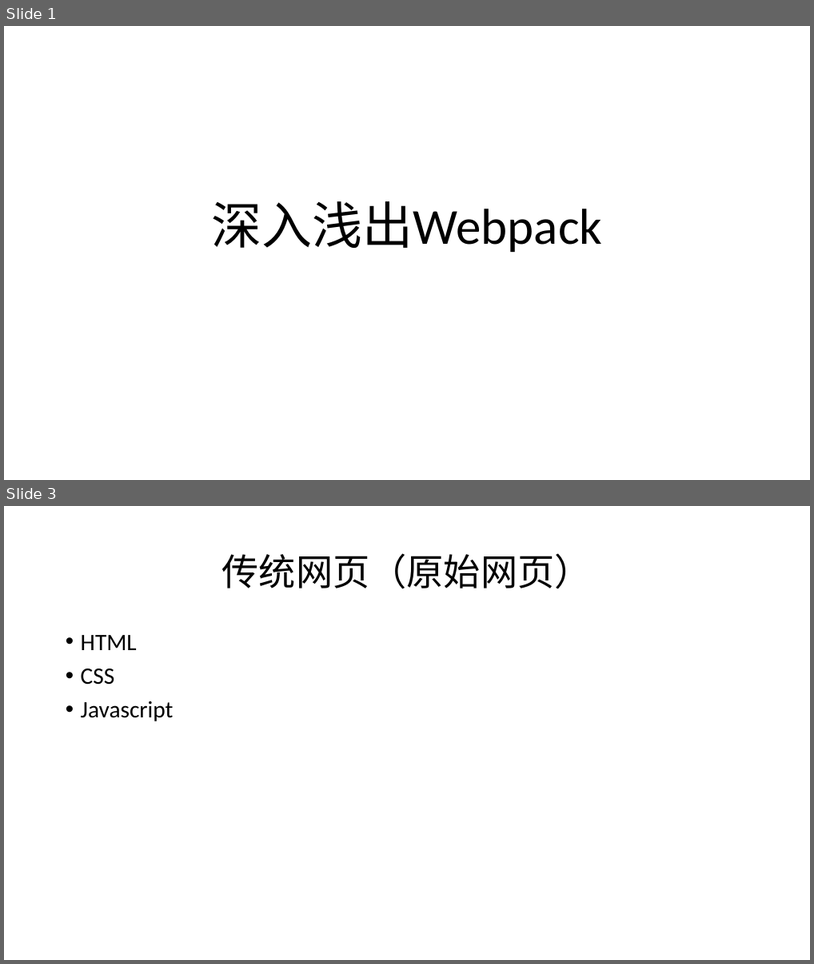
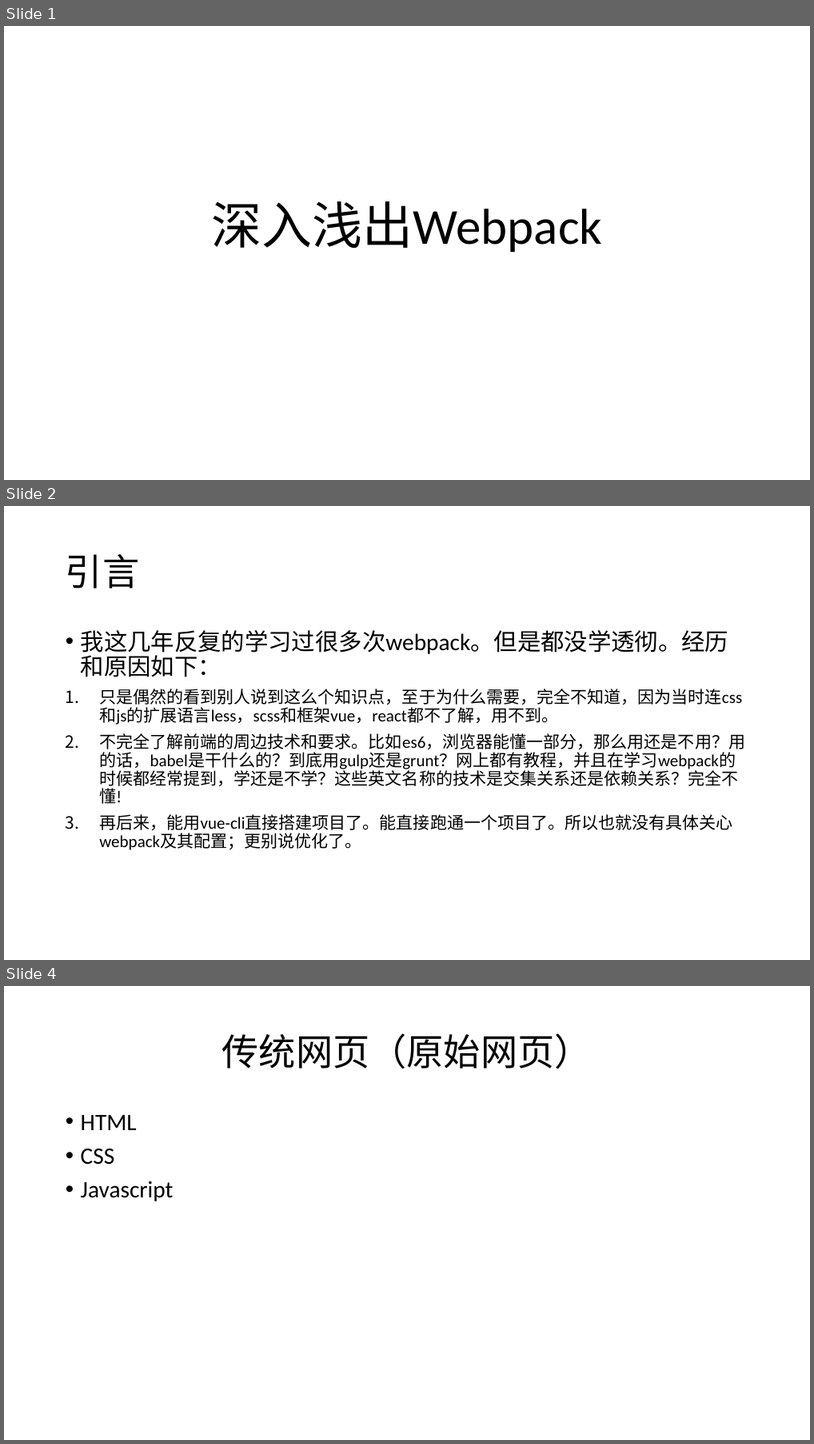
Before and after one commit to Cohen-Wang/workbench, a slide deck: cloud/培训 - webpack.pptx. Shown one above the other, each under a label of ours: slides 1 and 3 before the commit, slides 1, 2 and 4 after it; the slides between them are not shown. The pictures are 814x964 and 814x1444 pixels, drawn with LibreOffice and Linux fonts; fonts in the diff are those of the drawing. Boxes give left, top, right and bottom in pixels: in the first picture for what was removed or moved away, otherwise in the second. Text is boxed around its words. In the diff, an @@ line names an element or a change of style, - is before the commit and + after.

```diff
--- a/cloud/培训 - webpack.pptx
+++ b/cloud/培训 - webpack.pptx
@@ slide 2 added at (x1=4, y1=506, x2=810, y2=960), background #FFFFFF @@
@@ title added at (x1=66, y1=554, x2=139, y2=588), 44 pt, text #000000 @@
+引言
@@ text added at (x1=81, y1=630, x2=746, y2=850), 20 pt, text #000000 @@
+• 我这几年反复的学习过很多次webpack。但是都没学透彻。经历和原因如下：
+1. 只是偶然的看到别人说到这么个知识点，至于为什么需要，完全不知道，因为当时连css和js的扩展语言less，scss和框架vue，react都不了解，用不到。
+2. 不完全了解前端的周边技术和要求。比如es6，浏览器能懂一部分，那么用还是不用？用的话，babel是干什么的？到底用gulp还是grunt？网上都有教程，并且在学习webpack的时候都经常提到，学还是不学？这些英文名称的技术是交集关系还是依赖关系？完全不懂!
+3. 再后来，能用vue-cli直接搭建项目了。能直接跑通一个项目了。所以也就没有具体关心webpack及其配置；更别说优化了。
@@ what was slide 3 is now slide 4 @@
```
Also in this commit, not shown: 5 slides changed, 5 other slides added.
